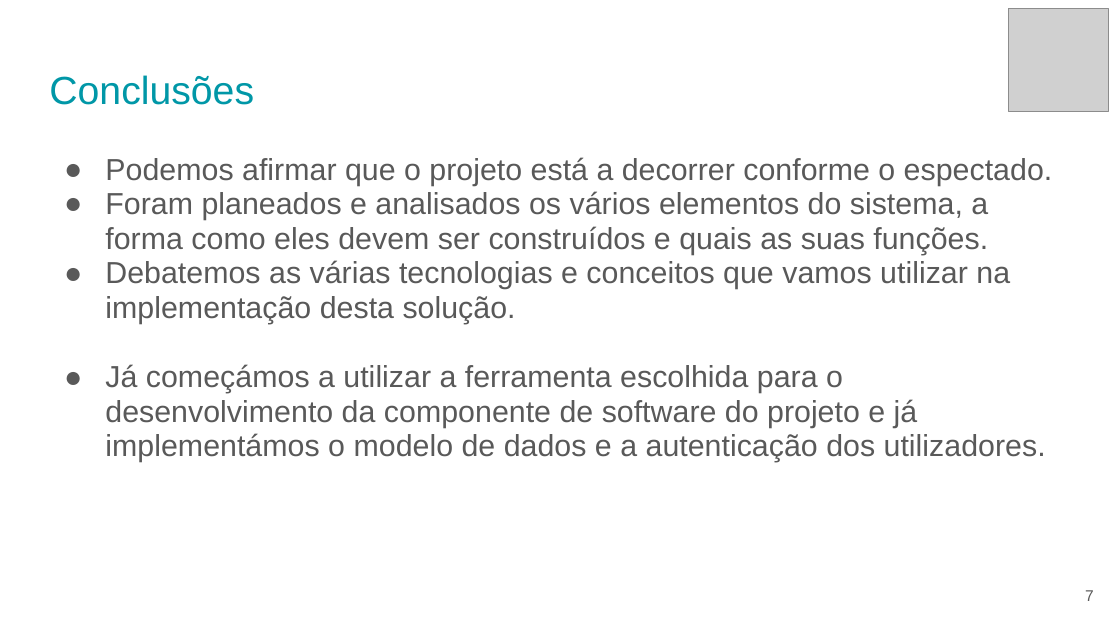
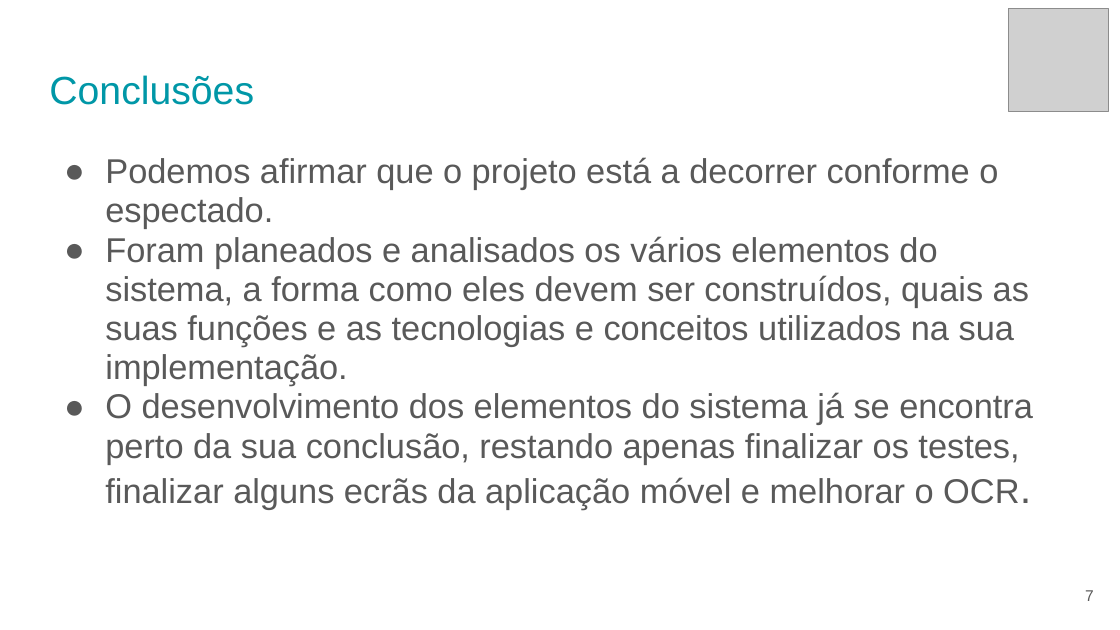
Before and after one commit to AteBreves/PS, a slide deck: slide 7 of Demonstracao/Slides.pptx. Drawn at 1120x630 pixels with LibreOffice and Linux fonts; fonts in the diff are those of the drawing; grey boxes stand for pictures. Boxes give left, top, right and bottom in pixels: in the first picture for what was removed or moved away, otherwise in the second. Text is boxed around its words. In the diff, an @@ line names an element or a change of style, - is before the commit and + after.

```diff
--- a/Demonstracao/Slides.pptx
+++ b/Demonstracao/Slides.pptx
@@ text at [105,157,998,229]: size 19.5 to 22.1 pt in "Podemos afirmar que o projeto está a ..." @@
@@ text at [105,236,1033,509]: text changed; size 19.5 to 22.1 pt @@
-● Foram planeados e analisados os vários elementos do sistema, a forma como eles devem ser construídos e quais as suas funções.
-● Debatemos as várias tecnologias e conceitos que vamos utilizar na implementação desta solução.
-● Já começámos a utilizar a ferramenta escolhida para o desenvolvimento da componente de software do projeto e já implementámos o modelo de dados e a autenticação dos utilizadores.
+● Foram planeados e analisados os vários elementos do sistema, a forma como eles devem ser construídos, quais as suas funções e as tecnologias e conceitos utilizados na sua implementação.
+● O desenvolvimento dos elementos do sistema já se encontra perto da sua conclusão, restando apenas finalizar os testes, finalizar alguns ecrãs da aplicação móvel e melhorar o OCR.
```
Also in this commit, not shown: 5 other files.
